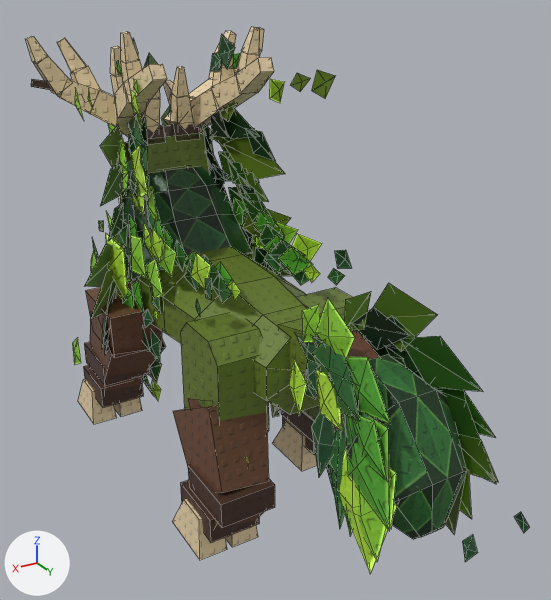
One commit to the FBX model assets/verdant_qilin/export/VerdantQilin_Walk.fbx: the scene before it, then after it.
Rendered twice from a 50 mm lens placed at (7.98, 11.38, 11.93), pointed at (-0.15, -2.17, 5.16). The axes (+X, +Y, +Z) are drawn at lower left. The lights are the same throughout. The older version comes first. Mesh edges are drawn as thin lines.

The older version as bpy lines, for what is in view:
```python
me_qilin_body = bpy.data.meshes.new('Qilin_Body')
me_qilin_body.from_pydata(...)  # 2069 vertices, 1907 faces; spans x -3.23..3.23, y -9.76..5.04, z 0.0..10.72
me_qilin_body.materials.append(mat_qilinbody)
ob_qilin_body = bpy.data.objects.new('Qilin_Body', me_qilin_body)
ob_qilin_body.location = (0.0, 0.0, 0.0)
```
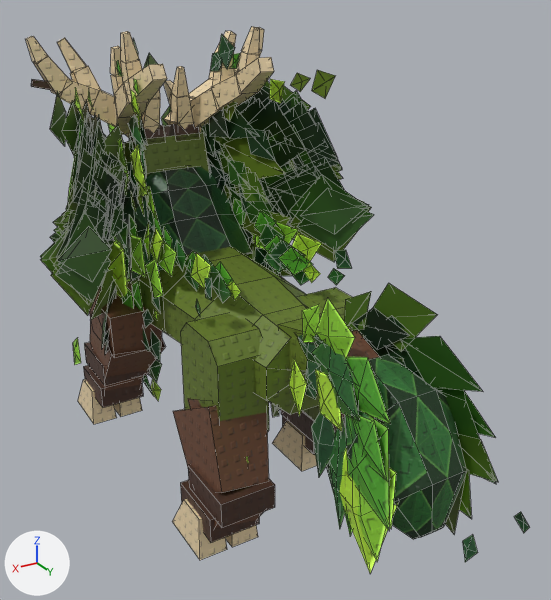
Location of each change, (x1, y1, x2, y2) in pixels of the pictures (551 x 600 px):
part 1 of me_qilin_body, built on: before (117, 102, 291, 262); after (40, 81, 374, 316)

Patch to the scene script:
```diff
--- a/assets/verdant_qilin/export/VerdantQilin_Walk.fbx.py
+++ b/assets/verdant_qilin/export/VerdantQilin_Walk.fbx.py
@@ me_qilin_body @@
 # used by ob_qilin_body; location = (0.0, 0.0, 0.0)
-me_qilin_body.from_pydata(...)  # 2069 vertices, 1907 faces; spans x -3.23..3.23, y -9.76..5.04, z 0.0..10.72
+me_qilin_body.from_pydata(...)  # 2869 vertices, 2867 faces; spans x -4.26..4.26, y -9.76..5.04, z 0.0..10.72
+# me_qilin_body part 1: 138 vertices moved from x -1.71..1.71, y -8.79..-4.64, z 5.48..9.01 to x -1.71..1.71, y -8.75..-4.65, z 5.47..9.01; 790 vertices added at x -4.26..4.26, y -8.35..-3.91, z 4.67..9.34
+# other edits to the shape of me_qilin_body do not show in these pictures
 me_qilin_body.materials.append(mat_qilinbody)
```
